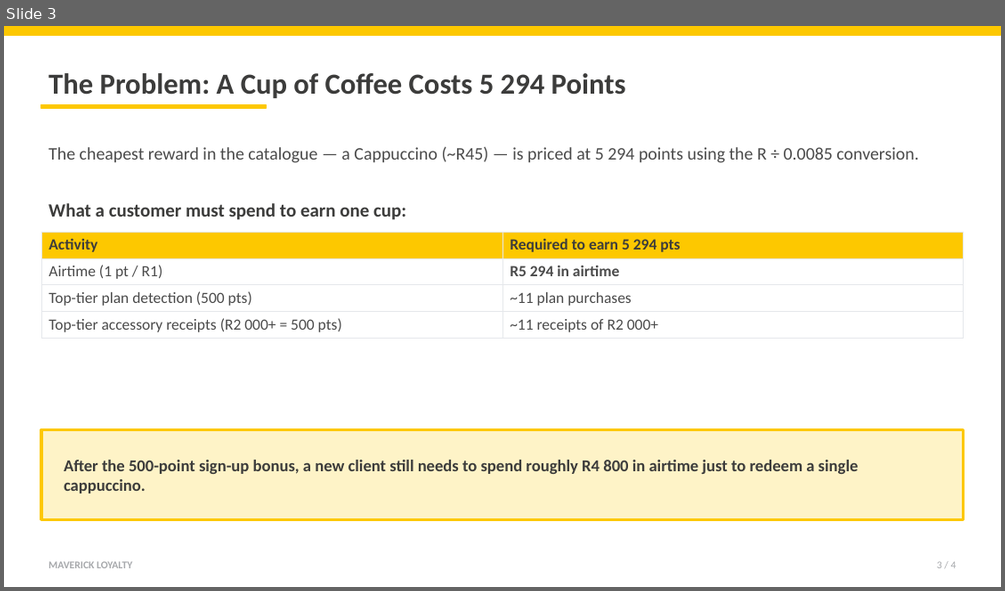
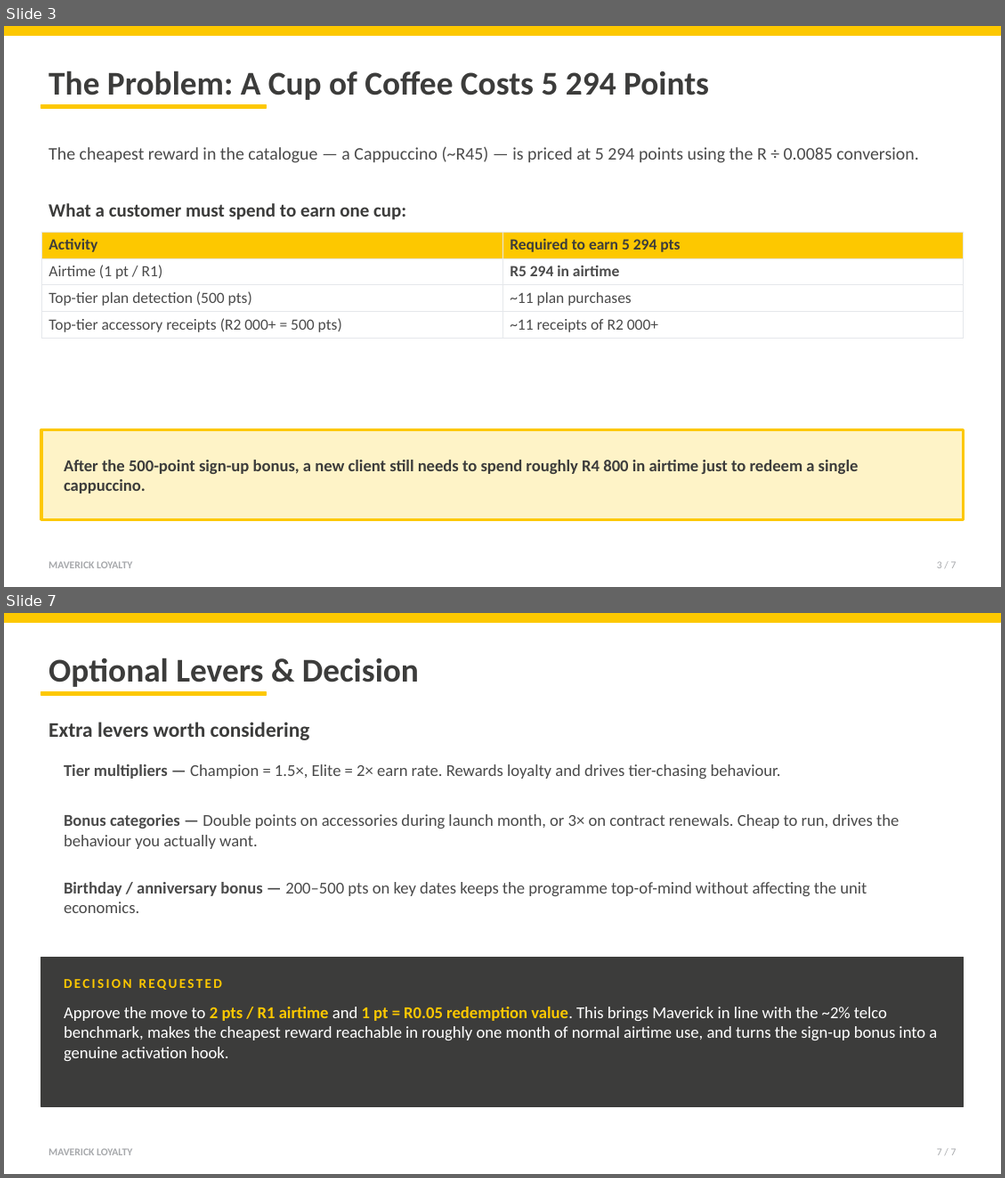
Before and after one commit to lv8777-maker/StockSense, a slide deck: presentations/point-allocation-discussion.pptx. Shown one above the other, each under a label of ours: slide 3 before the commit, slides 3 and 7 after it; the slides between them are not shown. The pictures are 1005x591 and 1005x1178 pixels, drawn with LibreOffice and Linux fonts; fonts in the diff are those of the drawing. Boxes give left, top, right and bottom in pixels: in the first picture for what was removed or moved away, otherwise in the second. Text is boxed around its words. In the diff, an @@ line names an element or a change of style, - is before the commit and + after.

```diff
--- a/presentations/point-allocation-discussion.pptx
+++ b/presentations/point-allocation-discussion.pptx
@@ slide 7 added at (4,613,1001,1174), background #FFFFFF @@
@@ rectangle added at (4,613,1001,622), fill #FDC800, outline #FDC800 1 pt @@
@@ text added at (48,658,419,687), 32 pt, text #3C3C3B, bold @@
+Optional Levers & Decision
@@ rectangle added at (41,691,266,695), fill #FDC800, outline #FDC800 1 pt @@
@@ text added at (48,722,310,740), 20 pt, text #3C3C3B, bold @@
+Extra levers worth considering
@@ text added at (64,764,781,779), 16 pt, text #4A4A4A @@
+• Tier multipliers — Champion = 1.5×, Elite = 2× earn rate. Rewards loyalty and drives tier-chasing behaviour.
@@ text added at (64,814,898,849), 16 pt, text #4A4A4A @@
+• Bonus categories — Double points on accessories during launch month, or 3× on contract renewals. Cheap to run, drives the behaviour you actually want.
@@ text added at (64,882,866,913), 16 pt, text #4A4A4A @@
+• Birthday / anniversary bonus — 200–500 pts on key dates keeps the programme top-of-mind without affecting the unit economics.
@@ rectangle added at (41,957,963,1107), fill #3C3C3B, outline #3C3C3B 1 pt @@
@@ text added at (64,979,222,989), 13 pt, text #FDC800, bold @@
+DECISION REQUESTED
@@ text added at (64,1006,937,1061), 16 pt, text #FFFFFF @@
+Approve the move to 2 pts / R1 airtime and 1 pt = R0.05 redemption value. This brings Maverick in line with the ~2% telco benchmark, makes the cheapest reward reachable in roughly one month of normal airtime use, and turns the sign-up bonus into a genuine activation hook.
@@ text added at (48,1148,132,1155), 10 pt, text #A7A9AC, bold @@
+MAVERICK LOYALTY
@@ text added at (937,1148,956,1155), 10 pt, text #A7A9AC @@
+7 / 7
@@ slide 3 changed as well @@
@@ text "The Problem: A Cup of ..." at (48,71,709,100): size 28 to 32 pt @@
@@ text at (937,561,956,568): text changed @@
-3 / 4
+3 / 7
```
Also in this commit, not shown: 2 other slides changed, 3 other slides added, 1 slide removed, 1 other file.
